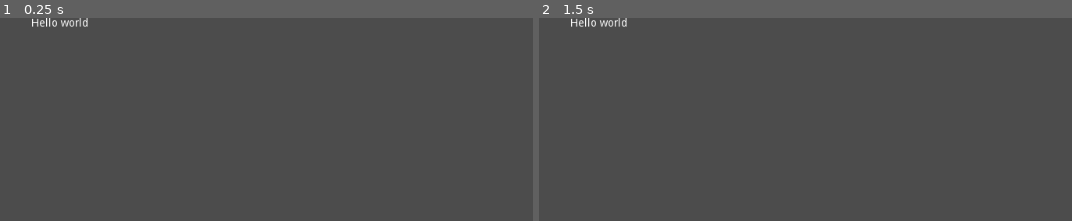
Above: before the commit, frames 1-2 (left to right).
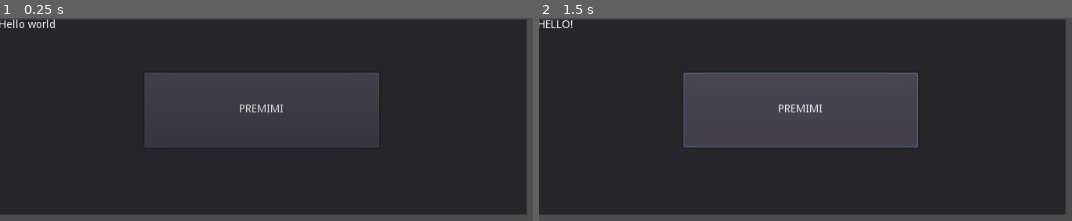
Above: after the commit, the same moments.

Repository: MatiasNegro/Chess_In_Godot
Game: Godot game, scene res://main.tscn
The game is run twice, just before and just after one commit, with the same random seed, the same clock (stepped at 60 frames per second) and the same inputs.
Inputs (mouse positions are in pixels of both pictures, inside the frame that each line leads up to):
- Up to frame 1 (0.25 s): no input
- Up to frame 2 (1.5 s): click (800, 109) at 0.5 s, where only the run after the commit has a clickable "PREMIMI"; click (800, 109) at 1.25 s, where only the run after the commit has a clickable "PREMIMI"

The runs differ from the first frame. In frame 1, 78% of the frame differs, in the area x 0-99%, y 0-97%; in frame 2, 79%.

Commit message:
second_commit

Diff:
--- /dev/null
+++ b/button_hello.gd
@@ -0,0 +1,7 @@
+extends Panel
+
+func _ready():
+	get_node("Button").connect("pressed", self, "_on_Button_pressed")
+
+func _on_Button_pressed():
+	get_node("Label").text = "HELLO!"
--- a/main.tscn
+++ b/main.tscn
@@ -1,11 +1,37 @@
-[gd_scene format=2]
+[gd_scene load_steps=3 format=2]
 
-[node name="Label" type="Label"]
-margin_left = 40.0
-margin_right = 354.0
-margin_bottom = 97.0
-text = "Hello world
-"
+[ext_resource path="res://button_hello.gd" type="Script" id=1]
+
+[sub_resource type="GDScript" id=1]
+
+[node name="Panel" type="Panel"]
+anchor_right = 0.658
+anchor_bottom = 0.42
+margin_left = -2.0
+margin_top = 2.0
+margin_right = 0.207947
+margin_bottom = -1.52588e-05
+script = ExtResource( 1 )
 __meta__ = {
 "_edit_use_anchors_": false
 }
+
+[node name="Label" type="Label" parent="."]
+margin_right = 40.0
+margin_bottom = 14.0
+text = "Hello world"
+
+[node name="Button" type="Button" parent="."]
+anchor_right = 0.082
+anchor_bottom = 1.0
+margin_left = 187.0
+margin_top = 68.0
+margin_right = 431.994
+margin_bottom = -86.0
+text = "PREMIMI"
+script = SubResource( 1 )
+__meta__ = {
+"_edit_use_anchors_": false
+}
+
+[connection signal="pressed" from="Button" to="Button" method="_on_Button_pressed"]
--- a/sayhello.gd
+++ /dev/null
@@ -1,20 +0,0 @@
-extends Panel
-
-
-# Declare member variables here. Examples:
-# var a = 2
-# var b = "text"
-var
-
-# Called when the node enters the scene tree for the first time.
-func _ready():
-	pass # Replace with function body.
-
-
-# Called every frame. 'delta' is the elapsed time since the previous frame.
-#func _process(delta):
-#	pass
-
-
-func _on_Button_pressed():
-	pass # Replace with function body.
Not shown, removed: .mono/metadata/ide_messaging_meta.txt
